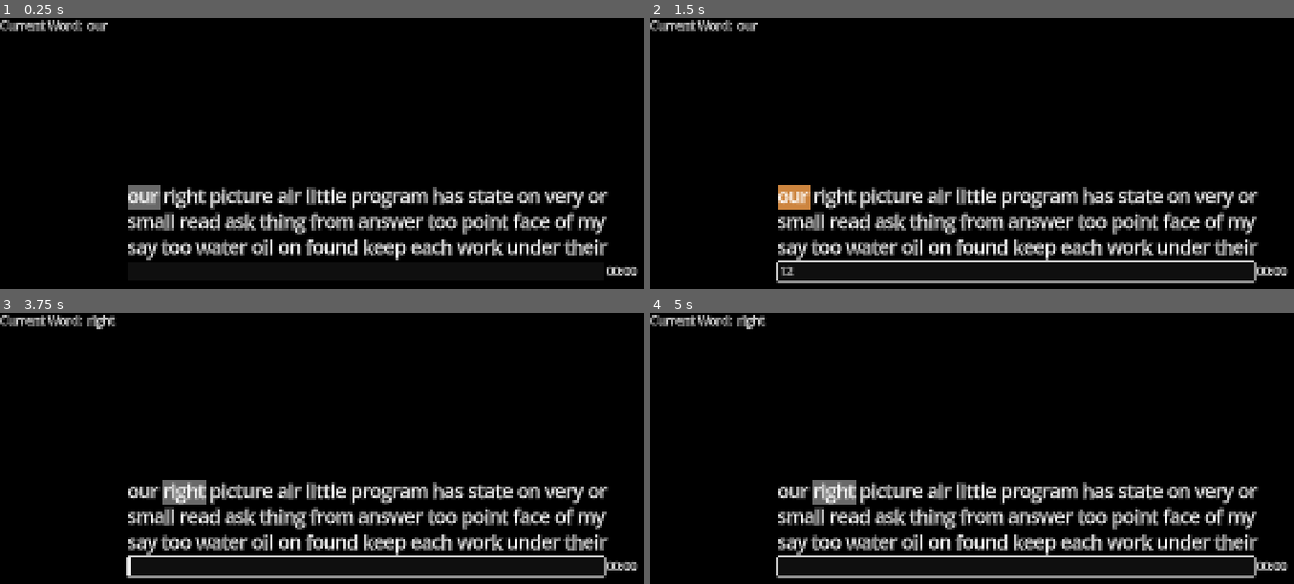
Above: before the commit, frames 1-4 (two rows, left to right).
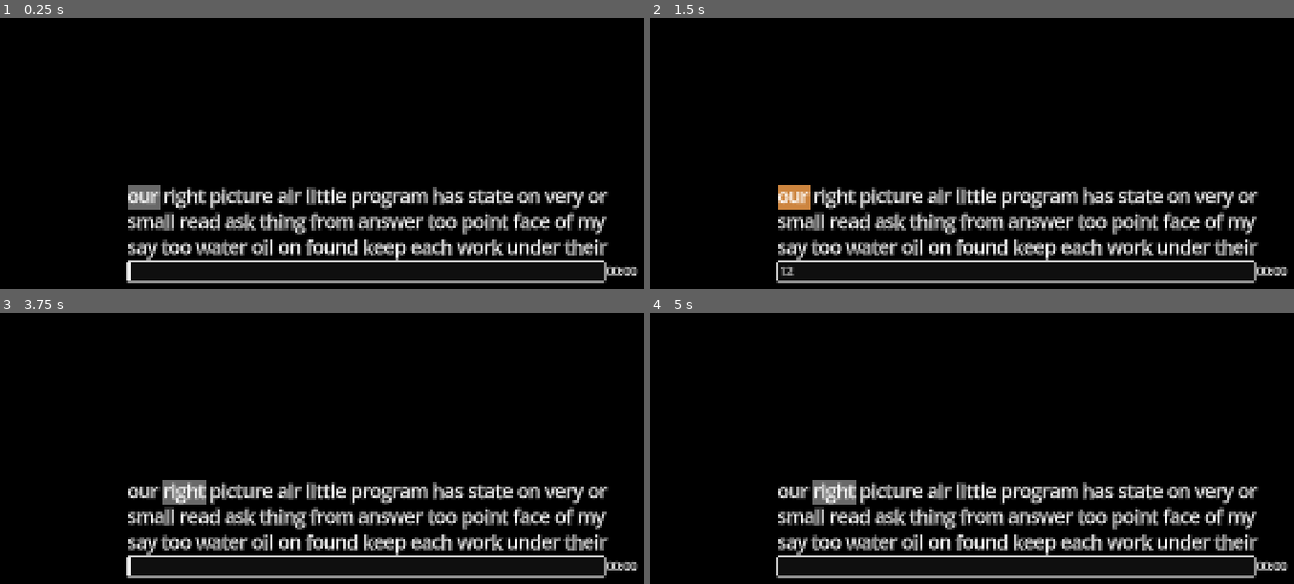
Above: after the commit, the same moments.

Repository: elensiel/typin-
Game: Godot game, scene res://scenes/main.tscn
The game is run twice, just before and just after one commit, with the same random seed, the same clock (stepped at 60 frames per second) and the same inputs.
Inputs (mouse positions are in pixels of both pictures, inside the frame that each line leads up to):
- Up to frame 1 (0.25 s): no input
- Up to frame 2 (1.5 s): click (1017, 272) at 0.52 s; type "12" at 0.6 s; tap Enter at 1.25 s
- Up to frame 3 (3.75 s): tap Space at 2, 3.5 s; tap Enter at 2.75 s
- Up to frame 4 (5 s): tap Enter at 4.25 s

The runs differ from the first frame. In frame 1, 1.8% of the frame differs, in the area x 0-95%, y 0-98%; in frame 2, 0.5%; in frame 3, 0.5%; in frame 4, 0.5%.

Commit message:
added scrolling update

Diff:
--- a/globals/TextManager/text_manager.gd
+++ b/globals/TextManager/text_manager.gd
@@ -59,3 +59,8 @@
 
 	for word in current_text:
 		label.append_text(word + &" ")
+
+func scroll_update() -> void:
+	var cur_line := label.get_character_line(TypingManager.current_char_index)
+	label.scroll_to_line(cur_line - 1)
+	# TODO -- relative to visible lines
--- a/globals/TypingManager/typing_manager.gd
+++ b/globals/TypingManager/typing_manager.gd
@@ -3,6 +3,7 @@
 @onready var word_evaluator := WordEvaluator.new()
 var line_edit: LineEdit
 
+var current_char_index: int = 0
 var current_word: String
 var pointer: int = 0
 
@@ -16,10 +17,11 @@
 	current_word = TextManager.current_text[pointer]
 
 	line_edit.text = &""
-	ObjectReferences.debug_test.current_word_value.text = current_word # DEBUG
+	line_edit.grab_focus()
 
 func next_word() -> void:
 	line_edit.text = &""
+	current_char_index += current_word.length() + 1 # +1 for the whitespace
 
 	# add more words on 50% completion
 	if pointer > (TextManager.current_text.size() * 0.5): TextManager.add_text()
@@ -27,7 +29,7 @@
 	pointer += 1
 	current_word = TextManager.current_text[pointer]
 	TextManager.render_on_type(pointer)
-	ObjectReferences.debug_test.current_word_value.text = current_word # DEBUG
+	TextManager.scroll_update()
 
 func _on_line_edit_text_changed(new_text: String) -> void:
 	# early exit on accidental 'space'
--- a/globals/TypingManager/word_evaluator.gd
+++ b/globals/TypingManager/word_evaluator.gd
@@ -1,10 +1,13 @@
 extends RefCounted
 class_name WordEvaluator
 
+var current_typed_length: int
+
 func is_typed_correct(typed: String, expected: String) -> bool:
-	if typed.length() <= expected.length() and expected.begins_with(typed):
-		return true
-	return false
+	var length := typed.length()
+	current_typed_length = length
+
+	return length <= expected.length() and expected.begins_with(typed)
 
 func is_word_correct(submitted: String, expected: String) -> bool:
 	if submitted == expected:
--- a/globals/state_machine.gd
+++ b/globals/state_machine.gd
@@ -22,6 +22,7 @@
 	TextManager.new_text()
 	TypingManager.new_test()
 	TextManager.render_on_type()
+	TextManager.scroll_update()
 
 func _handle_typing() -> void:pass
 	#TimerManager.start()
--- a/scenes/_debug/test/test_debug_layer.gd
+++ b/scenes/_debug/test/test_debug_layer.gd
@@ -1,10 +1,7 @@
 extends CanvasLayer
 class_name DebugTest
 
-@onready var current_word_value: Label = $VBoxContainer/CurrentWord/Value
+@onready var value: Label = $VBoxContainer/HBoxContainer/Value
 
 func _init() -> void:
 	ObjectReferences.debug_test = self
-
-func update_current_word() -> void:
-	current_word_value.text = TypingManager.current_word
--- a/scenes/_debug/test/test_debug_layer.tscn
+++ b/scenes/_debug/test/test_debug_layer.tscn
@@ -13,12 +13,12 @@
 offset_bottom = 40.0
 theme = SubResource("Theme_vgagp")
 
-[node name="CurrentWord" type="HBoxContainer" parent="VBoxContainer"]
+[node name="HBoxContainer" type="HBoxContainer" parent="VBoxContainer"]
 layout_mode = 2
 
-[node name="Title" type="Label" parent="VBoxContainer/CurrentWord"]
+[node name="Title" type="Label" parent="VBoxContainer/HBoxContainer"]
 layout_mode = 2
 text = "Current Word: "
 
-[node name="Value" type="Label" parent="VBoxContainer/CurrentWord"]
+[node name="Value" type="Label" parent="VBoxContainer/HBoxContainer"]
 layout_mode = 2
--- a/scenes/menu/test/test.tscn
+++ b/scenes/menu/test/test.tscn
@@ -56,3 +56,4 @@
 text = "00:00"
 
 [node name="TestDebugLayer" parent="." instance=ExtResource("5_uwd5h")]
+visible = false
Not shown, changed: README.md
